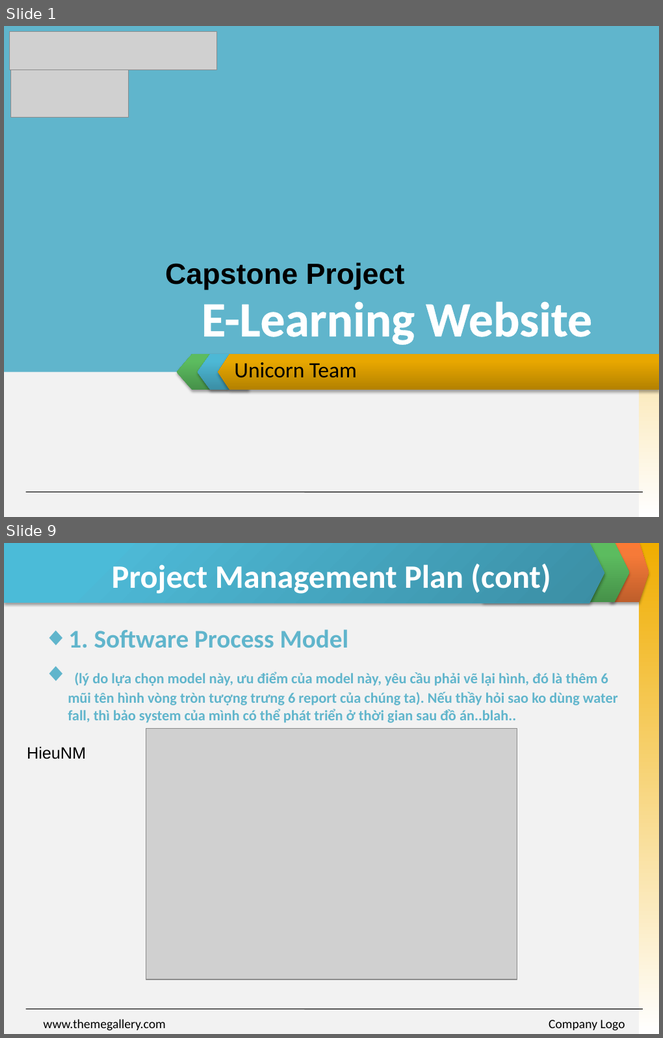
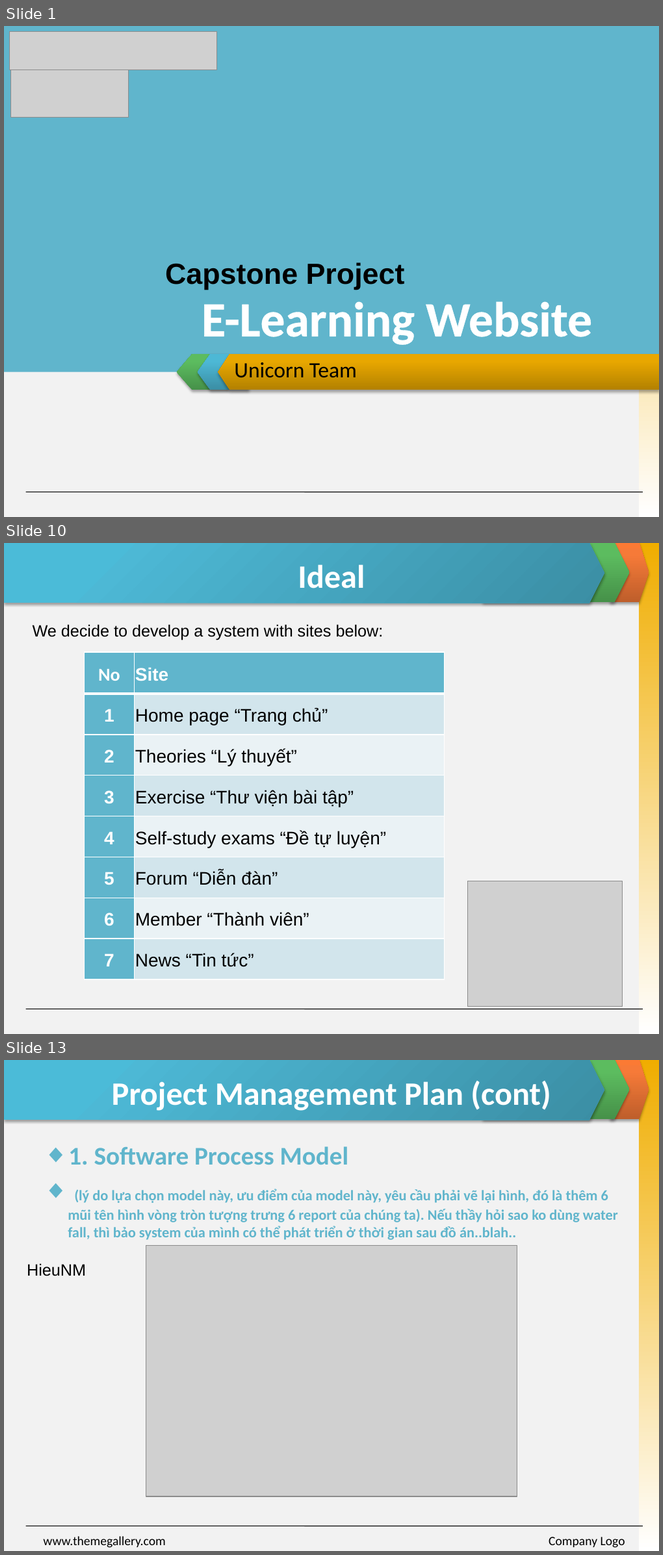
Before and after one commit to skyview059/e-learning-website, a slide deck: Document/Final report/Slide Present E-Learning.pptx. Shown one above the other, each under a label of ours: slides 1 and 9 before the commit, slides 1, 10 and 13 after it; the slides between them are not shown. The pictures are 663x1038 and 663x1555 pixels, drawn with LibreOffice and Linux fonts; fonts in the diff are those of the drawing; grey boxes stand for pictures. Boxes give left, top, right and bottom in pixels: in the first picture for what was removed or moved away, otherwise in the second. Text is boxed around its words. In the diff, an @@ line names an element or a change of style, - is before the commit and + after.

```diff
--- a/Document/Final report/Slide Present E-Learning.pptx
+++ b/Document/Final report/Slide Present E-Learning.pptx
@@ slide 10 added at (4, 543, 659, 1034), background #F2F2F2; not listed: 5 template elements that a slide beside it also shows @@
@@ title added at (298, 564, 365, 589), 36 pt, text #FFFFFF, bold @@
+Ideal
@@ text added at (33, 624, 384, 640), 18 pt, text #000000 @@
+We decide to develop a system with sites below:
@@ table added at (84, 652, 444, 980), 8 rows, 2 columns @@
+No | Site
+1 | Home page “Trang chủ”
+2 | Theories “Lý thuyết”
+3 | Exercise “Thư viện bài tập”
+4 | Self-study exams “Đề tự luyện”
+5 | Forum “Diễn đàn”
+6 | Member “Thành viên”
+7 | News “Tin tức”
@@ picture added at (468, 882, 622, 1007) @@
@@ what was slide 9 is now slide 13 @@
```
Also in this commit, not shown: 4 slides changed, 6 other slides added, 3 slides removed.
